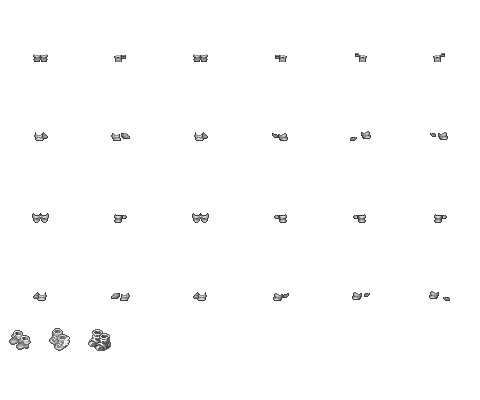
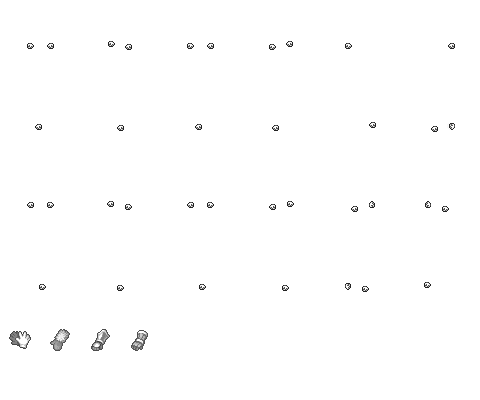
Two versions of the same layered image (480x400). Layer-by-layer changes:
showed "gloves", painted on it over [9, 41, 455, 351]
hid "boots" over [9, 53, 450, 351]
